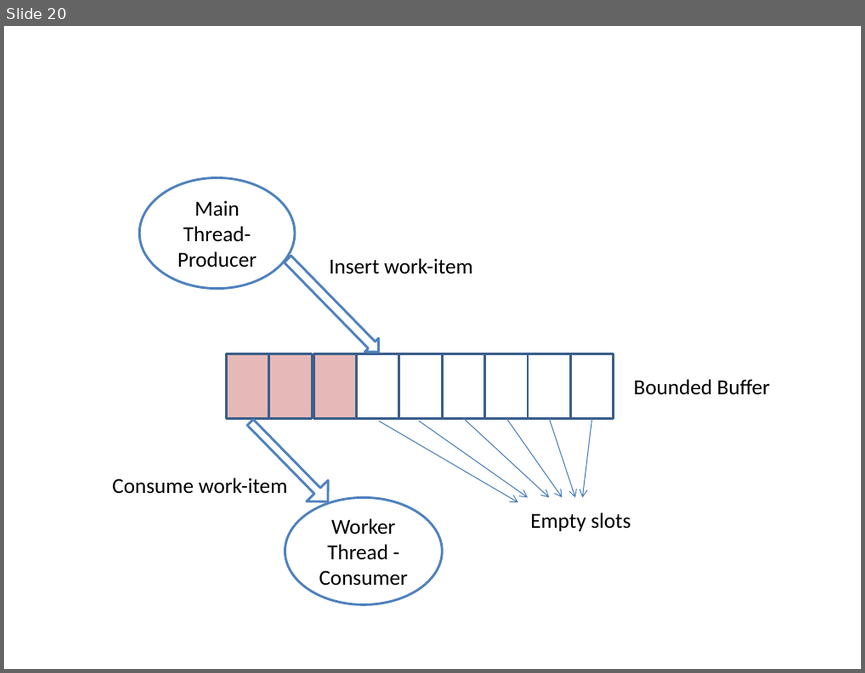
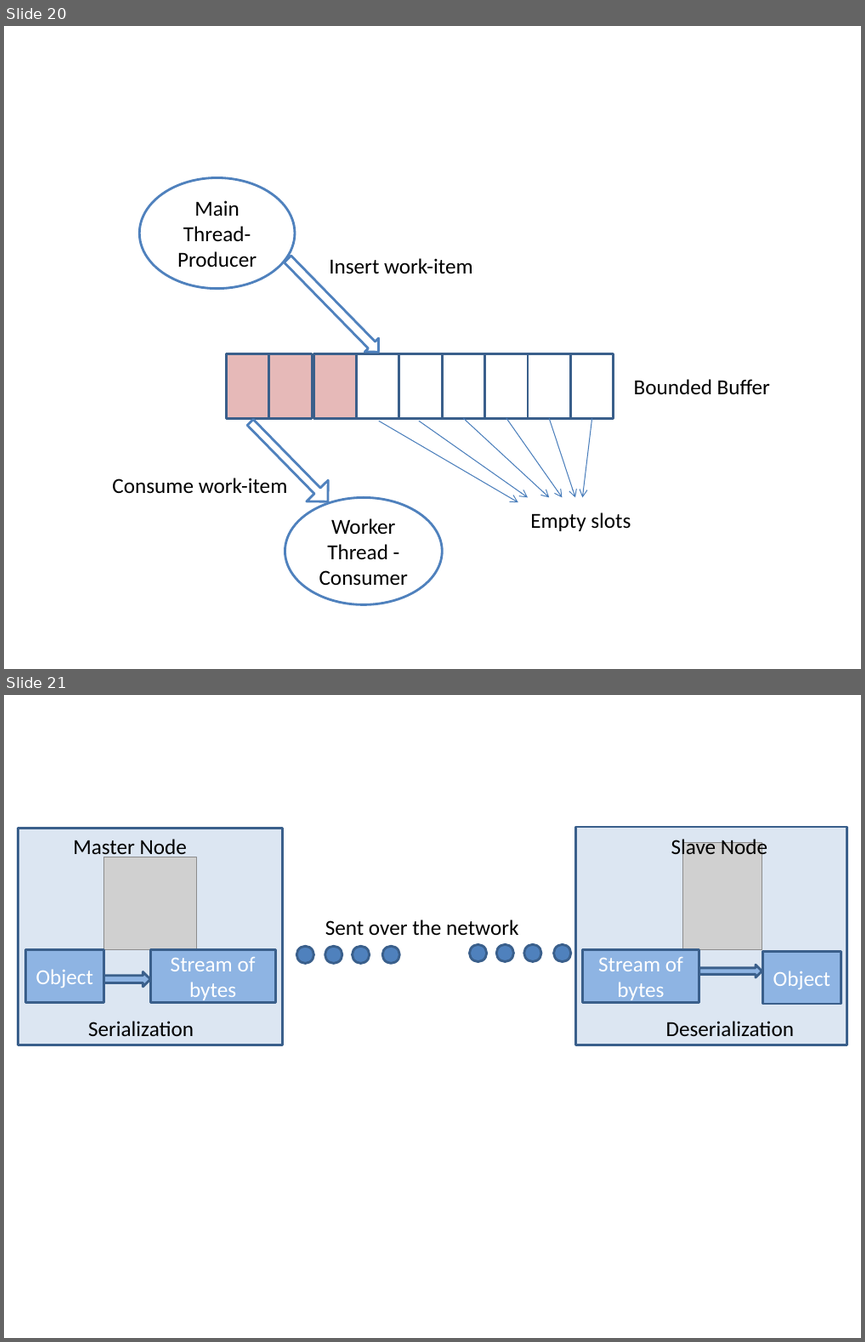
Before and after one commit to bsuman/ThesisDocumentation, a slide deck: pictures.pptx. Shown one above the other, each under a label of ours: slide 20 before the commit, slides 20 and 21 after it. The pictures are 865x673 and 865x1342 pixels, drawn with LibreOffice and Linux fonts; fonts in the diff are those of the drawing; grey boxes stand for pictures. Boxes give left, top, right and bottom in pixels: in the first picture for what was removed or moved away, otherwise in the second. Text is boxed around its words. In the diff, an @@ line names an element or a change of style, - is before the commit and + after.

```diff
--- a/pictures.pptx
+++ b/pictures.pptx
@@ slide 21 added at <box>4,695,861,1338</box>, background #FFFFFF @@
@@ rectangle added at <box>18,828,283,1045</box>, fill #DCE6F2, outline #3A5F8C 2 pt @@
@@ text added at <box>73,839,187,859</box>, 18 pt, text #000000 @@
+Master Node
@@ rectangle added at <box>575,827,847,1045</box>, fill #DCE6F2, outline #3A5F8C 2 pt @@
@@ text added at <box>671,839,767,859</box>, 18 pt, text #000000 @@
+Slave Node
@@ picture added at <box>683,842,762,949</box> @@
@@ picture added at <box>104,857,197,949</box> @@
@@ text added at <box>325,919,518,935</box>, 18 pt, text #000000 @@
+Sent over the network
@@ rectangle added at <box>25,949,104,1002</box>, fill #8EB4E3, outline #3A5F8C 2 pt, 18 pt, text #FFFFFF @@
+Object
@@ rectangle added at <box>150,949,276,1002</box>, fill #8EB4E3, outline #3A5F8C 2 pt, 18 pt, text #FFFFFF @@
+Stream of bytes
@@ ellipse added at <box>297,946,314,964</box>, fill #4F81BD, outline #3A5F8C 2 pt @@
@@ ellipse added at <box>325,946,342,964</box>, fill #4F81BD, outline #3A5F8C 2 pt @@
@@ ellipse added at <box>352,946,369,964</box>, fill #4F81BD, outline #3A5F8C 2 pt @@
@@ ellipse added at <box>383,946,400,964</box>, fill #4F81BD, outline #3A5F8C 2 pt @@
@@ ellipse added at <box>469,944,487,961</box>, fill #4F81BD, outline #3A5F8C 2 pt @@
@@ ellipse added at <box>497,944,514,961</box>, fill #4F81BD, outline #3A5F8C 2 pt @@
@@ ellipse added at <box>524,944,541,961</box>, fill #4F81BD, outline #3A5F8C 2 pt @@
@@ ellipse added at <box>554,944,571,961</box>, fill #4F81BD, outline #3A5F8C 2 pt @@
@@ rectangle added at <box>582,949,698,1002</box>, fill #8EB4E3, outline #3A5F8C 2 pt, 18 pt, text #FFFFFF @@
+Stream of bytes
@@ right arrow added at <box>104,972,150,987</box>, fill #8EB4E3, outline #3A5F8C 2 pt @@
@@ right arrow added at <box>698,965,761,978</box>, fill #8EB4E3, outline #3A5F8C 2 pt @@
@@ rectangle added at <box>762,951,841,1004</box>, fill #8EB4E3, outline #3A5F8C 2 pt, 18 pt, text #FFFFFF @@
+Object
@@ text added at <box>88,1021,194,1036</box>, 18 pt, text #000000 @@
+Serialization
@@ text added at <box>666,1021,794,1036</box>, 18 pt, text #000000 @@
+Deserialization
```
Also in this commit, not shown: 3 other files.
